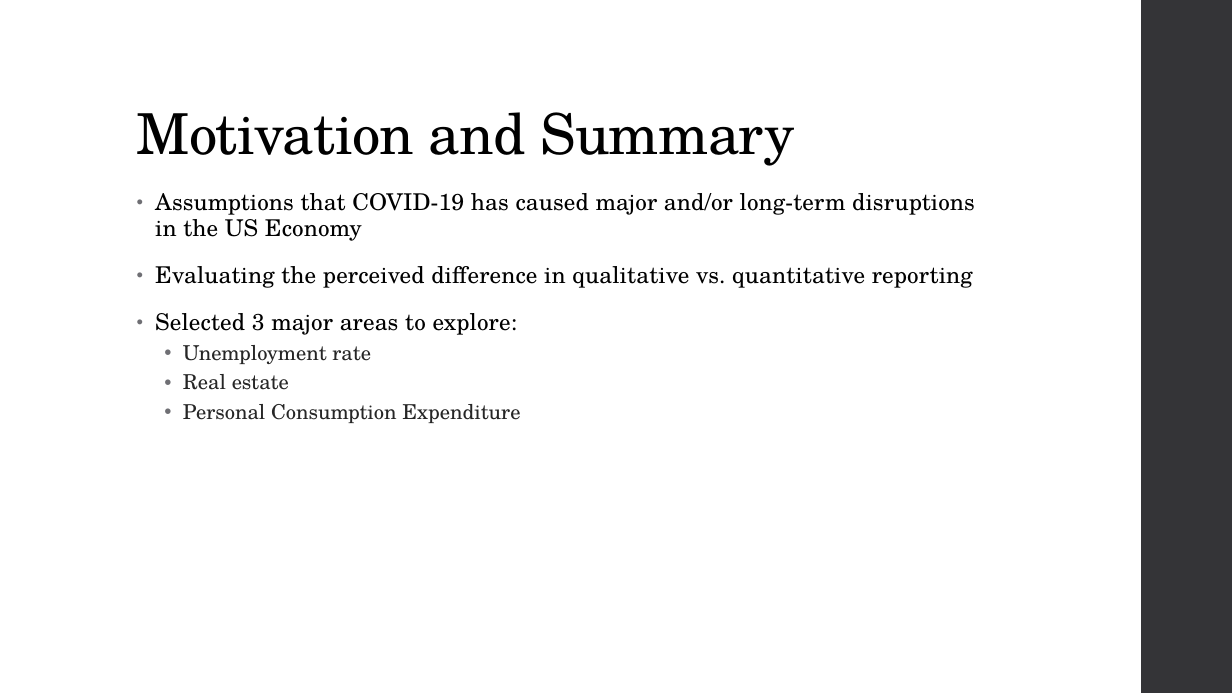
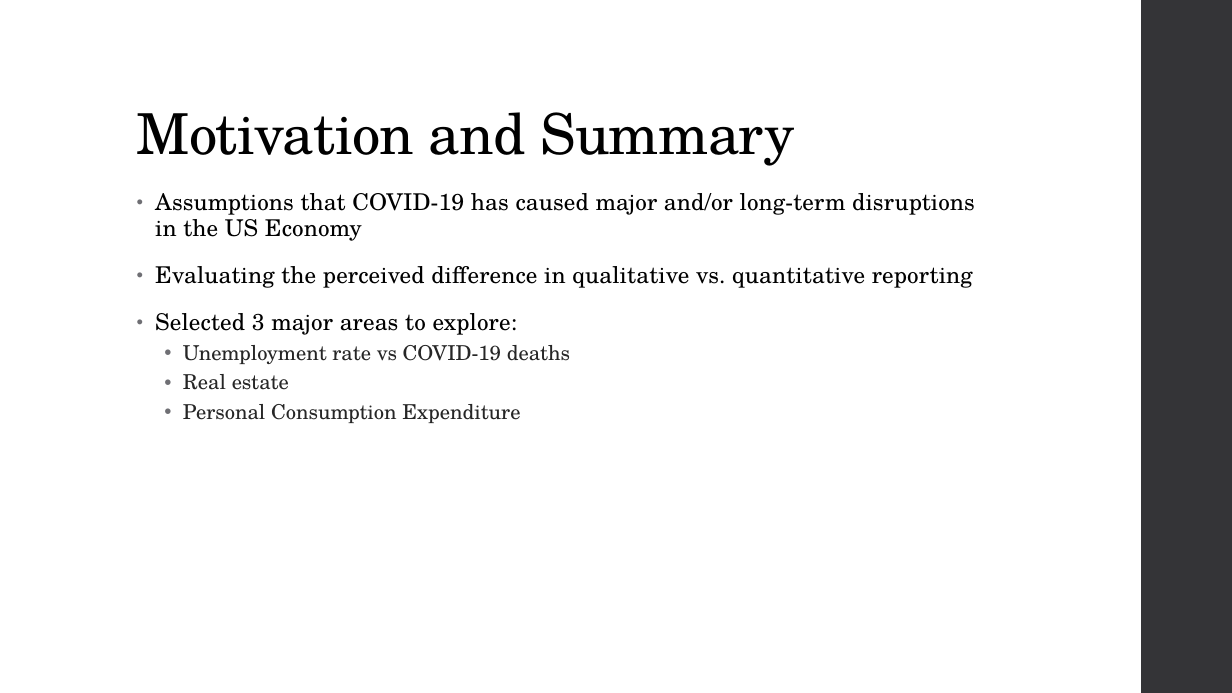
Before and after one commit to priscilla-wong/Project_1, a slide deck: slide 2 of Project_1_Slides.pptx. Drawn at 1232x693 pixels with LibreOffice and Linux fonts; fonts in the diff are those of the drawing. Boxes give left, top, right and bottom in pixels: in the first picture for what was removed or moved away, otherwise in the second. Text is boxed around its words. In the diff, an @@ line names an element or a change of style, - is before the commit and + after.

```diff
--- a/Project_1_Slides.pptx
+++ b/Project_1_Slides.pptx
@@ text at [183,345,570,364]: text changed @@
-  • Unemployment rate
+  • Unemployment rate vs COVID-19 deaths
```
Also in this commit, not shown: 4 other slides changed, 2 slides added, 1 slide removed.
